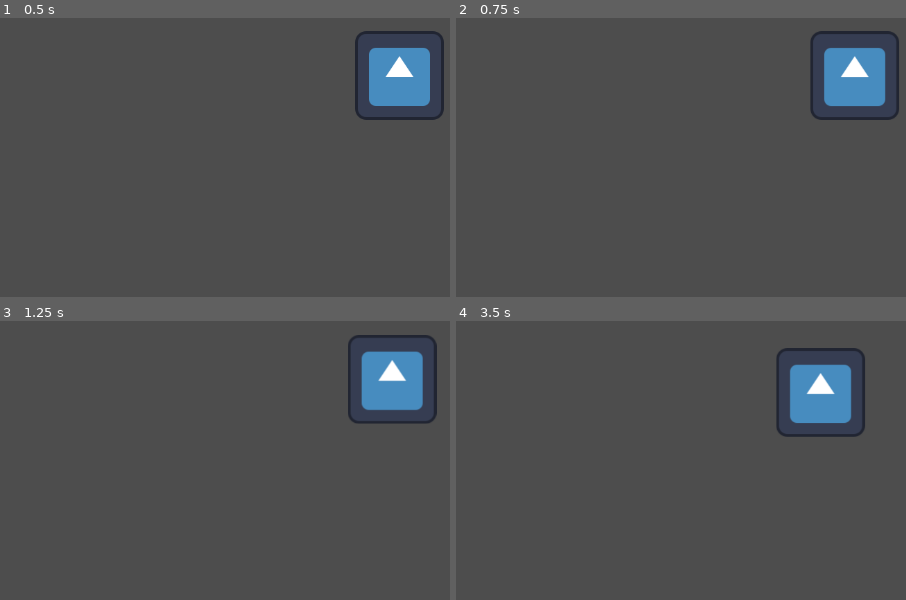
Above: before the commit, frames 1-4 (two rows, left to right).
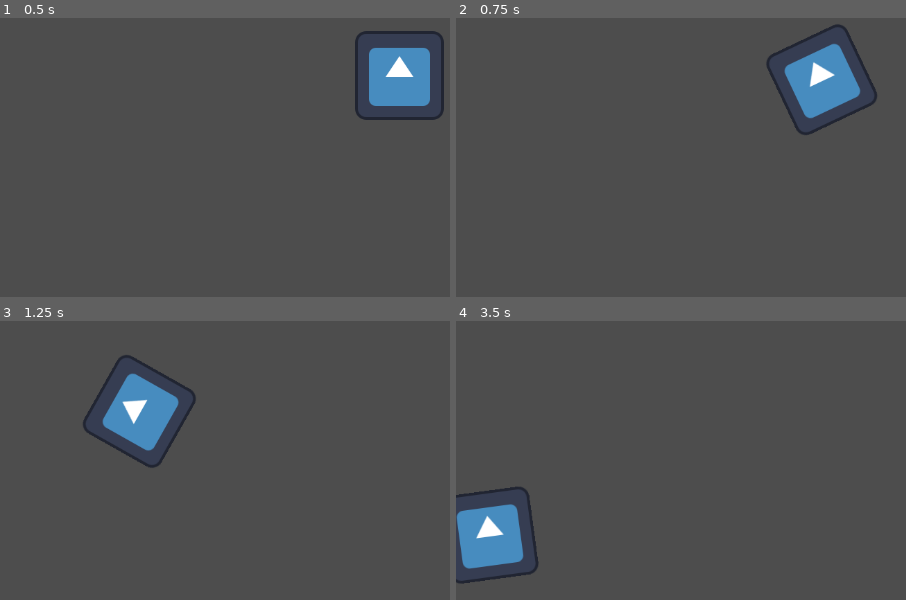
Above: after the commit, the same moments.

Repository: panorb/ludum-dare-53
Game: Godot game, scene res://game/game.tscn
Same seed, same stepped clock (60 frames per second), same inputs: the game is played once before the commit and once after it. This scene is started directly instead of the project's main scene. The engine's default icon, where the game draws it, is replaced by a stand-in: a white triangle on a blue panel in a dark square.
Inputs (mouse positions are in pixels of both pictures, inside the frame that each line leads up to):
- Up to frame 1 (0.5 s): no input
- Up to frame 2 (0.75 s): tap Enter at 0.5 s; move the mouse to (outside the picture) at 0.52 s; press the mouse at (outside the picture) at 0.53 s
- Up to frame 3 (1.25 s): no input
- Up to frame 4 (3.5 s): move the mouse to (694, 401) at 1.27 s; release the mouse at (694, 401) at 1.28 s; click (694, 401) at 1.35 s; move the mouse to (outside the picture) at 2.02 s; press the mouse at (outside the picture) at 2.03 s; move the mouse to (816, 468) at 2.77 s; release the mouse at (816, 468) at 2.78 s; click (816, 468) at 2.85 s

Frame 1 is identical in both runs. In frame 2, 4.5% of the frame differs, in the area x 68-99%, y 2-42%; in frame 3, 7.6%, in the area x 18-98%, y 5-53%; in frame 4, 7.3%.

Commit message:
Adjust balloon speed and rotation

Diff:
--- a/godot/game/balloon.gd
+++ b/godot/game/balloon/balloon.gd
@@ -1,17 +1,17 @@
 extends CharacterBody2D
 
-const DRAG = 0.02
+const DRAG = 0.05
 
-const WIND_SPEED = 1000000
-
-const MINIMUM_SQUARED_WIND_DISTANCE = 400
+const MAX_WIND_SPEED = 300.0
+const MAX_RAW_WIND_POWER = 400.0
+const WIND_POWER_DROP = 1.0
 
 func get_wind_speed():
 	var wind_speed = Vector2(0, 0)
 	if Input.is_action_pressed("blow_wind"):
 		var wind_direction = get_wind_direction()
 		var wind_power = get_wind_power()
-		wind_speed = wind_direction * WIND_SPEED * wind_power
+		wind_speed = wind_direction * MAX_WIND_SPEED * wind_power
 	return wind_speed
 
 func get_wind_direction():
@@ -23,16 +23,17 @@
 
 func get_wind_power():
 	var wind_origin = get_global_mouse_position()
-	var squared_distance = position.distance_squared_to(wind_origin)
-	if (squared_distance < MINIMUM_SQUARED_WIND_DISTANCE):
-		squared_distance = MINIMUM_SQUARED_WIND_DISTANCE
-	return 1/squared_distance
+	var distance = position.distance_to(wind_origin)
+	var wind_raw_power = pow(1/(distance), WIND_POWER_DROP)
+	return max(wind_raw_power/ MAX_RAW_WIND_POWER, 1)
 
-func _physics_process(delta):
-	var wind_speed = get_wind_speed()
-	velocity = wind_speed * DRAG + velocity * (1-DRAG)
-	# look_at(target)
-	move_and_slide()
+func adjust_rotation():
+	rotation = asin(velocity.x / MAX_WIND_SPEED)
+
+func adjust_velocity(wind_speed):
+	velocity += (wind_speed - velocity )* DRAG
+
+func reset_outside_position():
 	if (position.x < 50):
 		position.x = 50
 	move_and_slide()
@@ -43,3 +44,10 @@
 	move_and_slide()
 	if (position.y > 550):
 		position.y = 550
+
+func _physics_process(_delta):
+	var wind_speed = get_wind_speed()
+	adjust_rotation()
+	adjust_velocity(wind_speed)
+	move_and_slide()
+	reset_outside_position()
--- /dev/null
+++ b/godot/game/balloon/balloon.tscn
@@ -0,0 +1,15 @@
+[gd_scene load_steps=3 format=3 uid="uid://dqrb0owc04n30"]
+
+[ext_resource type="Script" path="res://game/balloon/balloon.gd" id="1_00v08"]
+[ext_resource type="Texture2D" uid="uid://diqmkdcqhvjfc" path="res://icon.svg" id="2_bmtxa"]
+
+[node name="Balloon" type="Node2D"]
+
+[node name="CharacterBody2D" type="CharacterBody2D" parent="."]
+position = Vector2(576, 324)
+script = ExtResource("1_00v08")
+
+[node name="Sprite2D" type="Sprite2D" parent="CharacterBody2D"]
+texture = ExtResource("2_bmtxa")
+
+[node name="CollisionShape2D" type="CollisionShape2D" parent="CharacterBody2D"]
--- a/godot/game/game.tscn
+++ b/godot/game/game.tscn
@@ -1,11 +1,10 @@
-[gd_scene load_steps=7 format=3 uid="uid://dg6a3vo7qc1ph"]
+[gd_scene load_steps=6 format=3 uid="uid://dg6a3vo7qc1ph"]
 
 [ext_resource type="Script" path="res://game/game.gd" id="1_ak8ma"]
 [ext_resource type="PackedScene" uid="uid://dou0y46i5nk8y" path="res://game/battle_field/battle_field.tscn" id="2_kbeyu"]
 [ext_resource type="PackedScene" uid="uid://dqj2lfswoqmh1" path="res://game/cave/cave.tscn" id="3_5wdlg"]
 [ext_resource type="PackedScene" uid="uid://dadh6w74xlxra" path="res://game/card_spawner/card_spawner.tscn" id="4_sv5h8"]
-[ext_resource type="Texture2D" uid="uid://diqmkdcqhvjfc" path="res://icon.svg" id="5_dpkqu"]
-[ext_resource type="Script" path="res://game/balloon.gd" id="5_uhipt"]
+[ext_resource type="PackedScene" uid="uid://dqrb0owc04n30" path="res://game/balloon/balloon.tscn" id="5_jytc0"]
 
 [node name="Game" type="Node2D"]
 script = ExtResource("1_ak8ma")
@@ -16,11 +15,4 @@
 
 [node name="CardSpawner" parent="." instance=ExtResource("4_sv5h8")]
 
-[node name="balloon" type="CharacterBody2D" parent="."]
-position = Vector2(576, 324)
-script = ExtResource("5_uhipt")
-
-[node name="Sprite2D" type="Sprite2D" parent="balloon"]
-texture = ExtResource("5_dpkqu")
-
-[node name="CollisionShape2D" type="CollisionShape2D" parent="balloon"]
+[node name="Balloon" parent="." instance=ExtResource("5_jytc0")]
